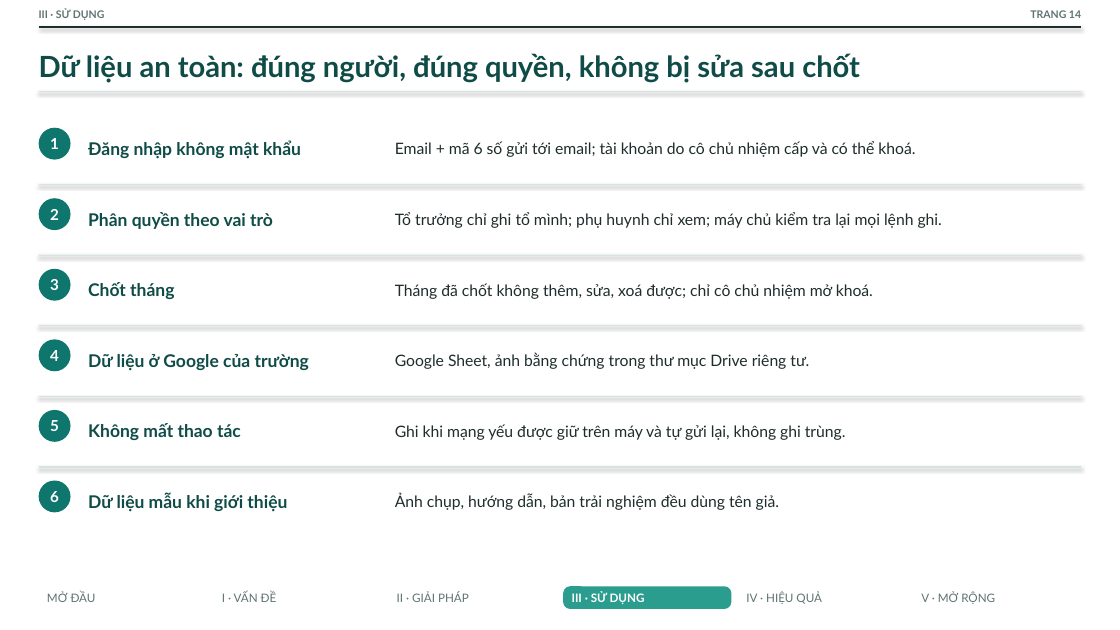
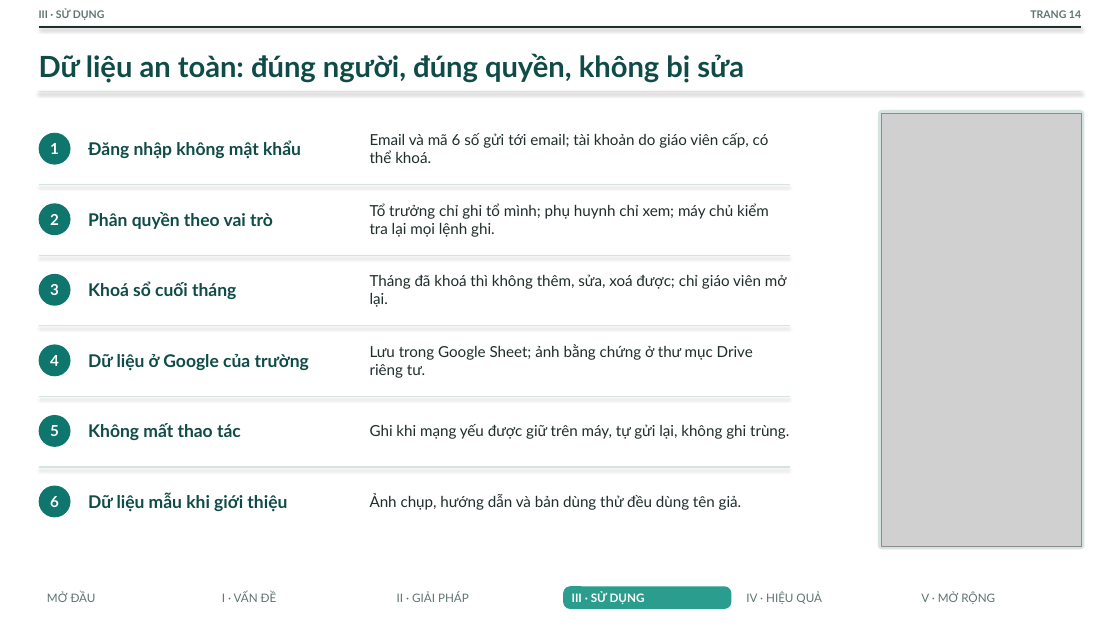
Before and after one commit to THPTYenHoa/Theo-doi-hanh-kiem-11D3-nam-hoc-2026-2027, a slide deck: slide 14 of docs/20261009_BaiDuThi_So_hanh_kiem_11D3.pptx. Drawn at 1120x630 pixels with LibreOffice and Linux fonts; fonts in the diff are those of the drawing; grey boxes stand for pictures. Boxes give left, top, right and bottom in pixels: in the first picture for what was removed or moved away, otherwise in the second. Text is boxed around its words. In the diff, an @@ line names an element or a change of style, - is before the commit and + after.

```diff
--- a/docs/20261009_BaiDuThi_So_hanh_kiem_11D3.pptx
+++ b/docs/20261009_BaiDuThi_So_hanh_kiem_11D3.pptx
@@ text at (x1=39, y1=53, x2=744, y2=82): text changed @@
-Dữ liệu an toàn: đúng người, đúng quyền, không bị sửa sau chốt
+Dữ liệu an toàn: đúng người, đúng quyền, không bị sửa
@@ rounded rectangle added at (x1=878, y1=110, x2=1085, y2=549), fill #D5E3E2 @@
@@ picture added at (x1=881, y1=113, x2=1081, y2=546) @@
@@ text at (x1=370, y1=133, x2=769, y2=163): text changed; size 13.5 to 13 pt @@
-Email + mã 6 số gửi tới email; tài khoản do cô chủ nhiệm cấp và có thể khoá.
+Email và mã 6 số gửi tới email; tài khoản do giáo viên cấp, có thể khoá.
@@ line moved from (39, 185) - (1081, 185) to (39, 185) - (790, 185) @@
@@ text "Tổ trưởng chỉ ghi tổ ..." moved from (x1=395, y1=212, x2=942, y2=228) to (x1=370, y1=203, x2=769, y2=237) @@
@@ text "Tổ trưởng chỉ ghi tổ ..." at (x1=370, y1=203, x2=769, y2=237): size 13.5 to 13 pt @@
@@ line moved from (39, 255) - (1081, 255) to (39, 255) - (790, 255) @@
@@ text at (x1=88, y1=282, x2=236, y2=299): text changed @@
-Chốt tháng
+Khoá sổ cuối tháng
@@ text at (x1=370, y1=274, x2=787, y2=307): text changed; size 13.5 to 13 pt @@
-Tháng đã chốt không thêm, sửa, xoá được; chỉ cô chủ nhiệm mở khoá.
+Tháng đã khoá thì không thêm, sửa, xoá được; chỉ giáo viên mở lại.
@@ line moved from (39, 326) - (1081, 326) to (39, 326) - (790, 326) @@
@@ text at (x1=370, y1=344, x2=753, y2=378): text changed; size 13.5 to 13 pt @@
-Google Sheet, ảnh bằng chứng trong thư mục Drive riêng tư.
+Lưu trong Google Sheet; ảnh bằng chứng ở thư mục Drive riêng tư.
@@ line moved from (39, 397) - (1081, 397) to (39, 397) - (790, 397) @@
@@ text at (x1=370, y1=424, x2=789, y2=439): text changed; size 13.5 to 13 pt @@
-Ghi khi mạng yếu được giữ trên máy và tự gửi lại, không ghi trùng.
+Ghi khi mạng yếu được giữ trên máy, tự gửi lại, không ghi trùng.
@@ line moved from (39, 467) - (1081, 467) to (39, 467) - (790, 467) @@
@@ 6 texts, 6 ellipses moved together from (x1=39, y1=128, x2=71, y2=513) to (x1=39, y1=133, x2=71, y2=518) @@
@@ text at (x1=370, y1=494, x2=742, y2=510): text changed; size 13.5 to 13 pt @@
-Ảnh chụp, hướng dẫn, bản trải nghiệm đều dùng tên giả.
+Ảnh chụp, hướng dẫn và bản dùng thử đều dùng tên giả.
```
Also in this commit, not shown: 18 other slides changed, 1 slide added, 1 slide removed.
